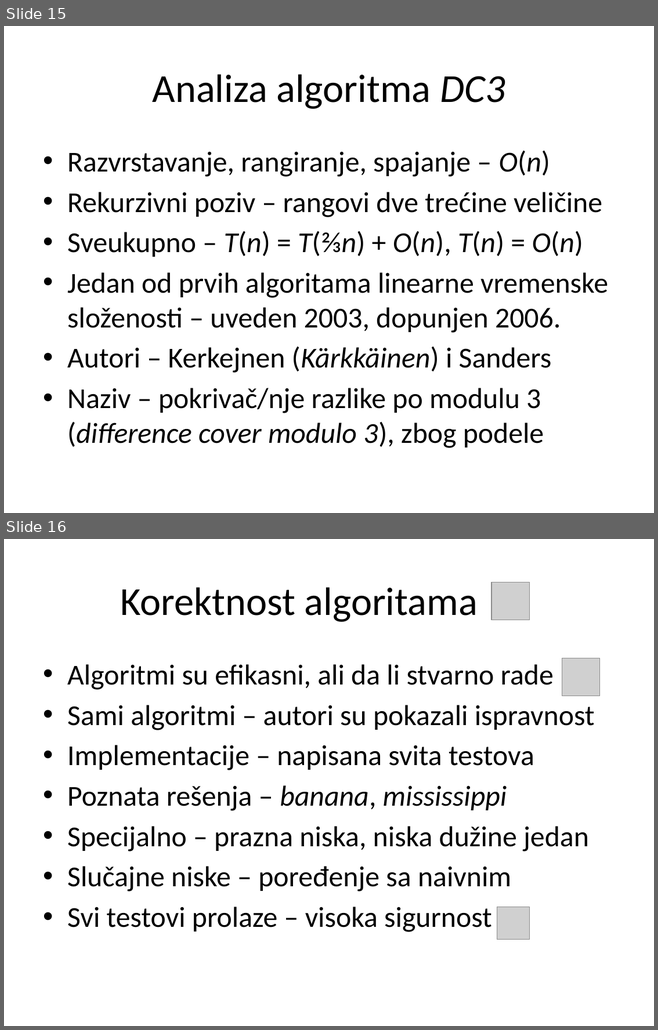
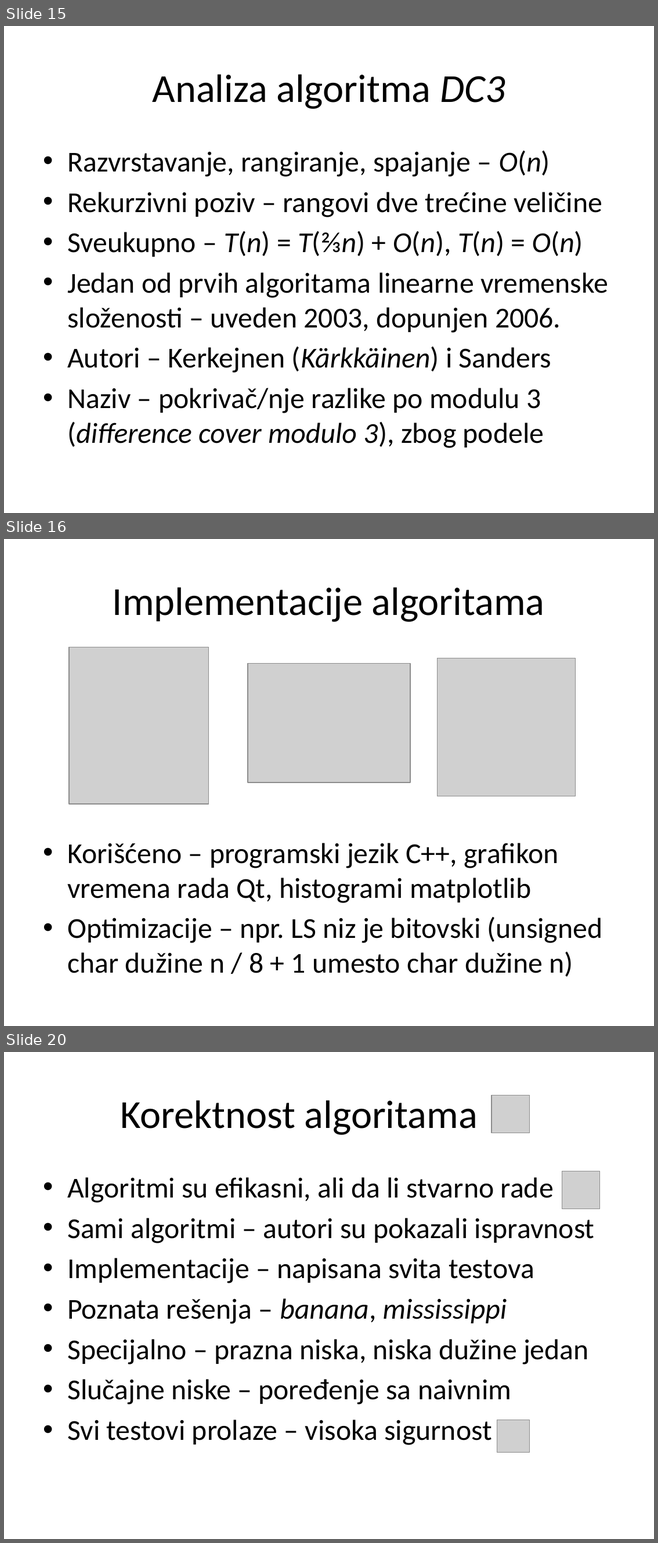
Before and after one commit to matfija/Sufiksni-niz, a slide deck: seminar/sufiksni.pptx. Shown one above the other, each under a label of ours: slides 15 and 16 before the commit, slides 15, 16 and 20 after it; the slides between them are not shown. The pictures are 658x1030 and 658x1543 pixels, drawn with LibreOffice and Linux fonts; fonts in the diff are those of the drawing; grey boxes stand for pictures. Boxes give left, top, right and bottom in pixels: in the first picture for what was removed or moved away, otherwise in the second. Text is boxed around its words. In the diff, an @@ line names an element or a change of style, - is before the commit and + after.

```diff
--- a/seminar/sufiksni.pptx
+++ b/seminar/sufiksni.pptx
@@ slide 16 added at [4,539,654,1026], background #FFFFFF @@
@@ title added at [112,587,545,622], 44 pt, text #000000 @@
+Implementacije algoritama
@@ picture added at [69,647,209,804] @@
@@ picture added at [437,658,576,797] @@
@@ picture added at [248,664,410,783] @@
@@ text added at [67,843,603,977], 32 pt, text #000000 @@
+• Korišćeno – programski jezik C++, grafikon vremena rada Qt, histogrami matplotlib
+• Optimizacije – npr. LS niz je bitovski (unsigned char dužine n / 8 + 1 umesto char dužine n)
@@ what was slide 16 is now slide 20 @@
```
Also in this commit, not shown: 5 slides changed, 3 other slides added, 4 other files.
